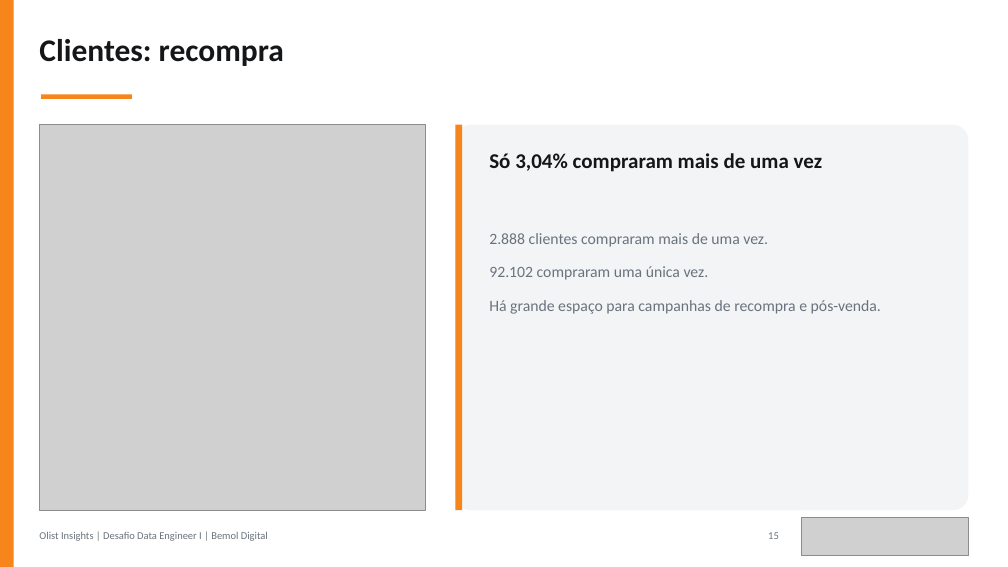
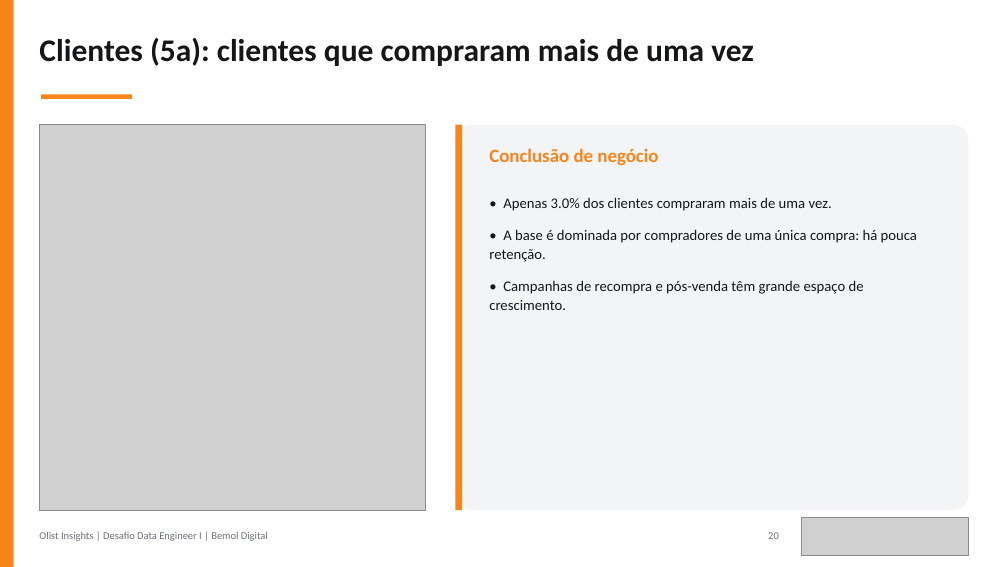
Before and after one commit to JulianaBallin/data-engineer-challenge, a slide deck: slide 20 of docs/apresentacao/apresentacao-olist.pptx (slide 15 before the commit). Drawn at 1008x567 pixels with LibreOffice and Linux fonts; fonts in the diff are those of the drawing; grey boxes stand for pictures. Boxes give left, top, right and bottom in pixels: in the first picture for what was removed or moved away, otherwise in the second. Text is boxed around its words. In the diff, an @@ line names an element or a change of style, - is before the commit and + after.

```diff
--- a/docs/apresentacao/apresentacao-olist.pptx
+++ b/docs/apresentacao/apresentacao-olist.pptx
@@ text at [39, 38, 754, 66]: text changed @@
-Clientes: recompra
+Clientes (5a): clientes que compraram mais de uma vez
@@ text at [489, 148, 658, 165]: text changed; size 20 to 18 pt; text colour #141618 to #F6851B @@
-Só 3,04% compraram mais de uma vez
+Conclusão de negócio
@@ text at [489, 197, 917, 310]: text changed; size 15 to 14 pt; text colour #6A737D to #141618 @@
-2.888 clientes compraram mais de uma vez.
-92.102 compraram uma única vez.
-Há grande espaço para campanhas de recompra e pós-venda.
+• Apenas 3.0% dos clientes compraram mais de uma vez.
+• A base é dominada por compradores de uma única compra: há pouca retenção.
+• Campanhas de recompra e pós-venda têm grande espaço de crescimento.
@@ text at [768, 532, 779, 539]: text changed @@
-15
+20
```
Also in this commit, not shown: 8 other slides changed, 6 slides added, 35 other files.
